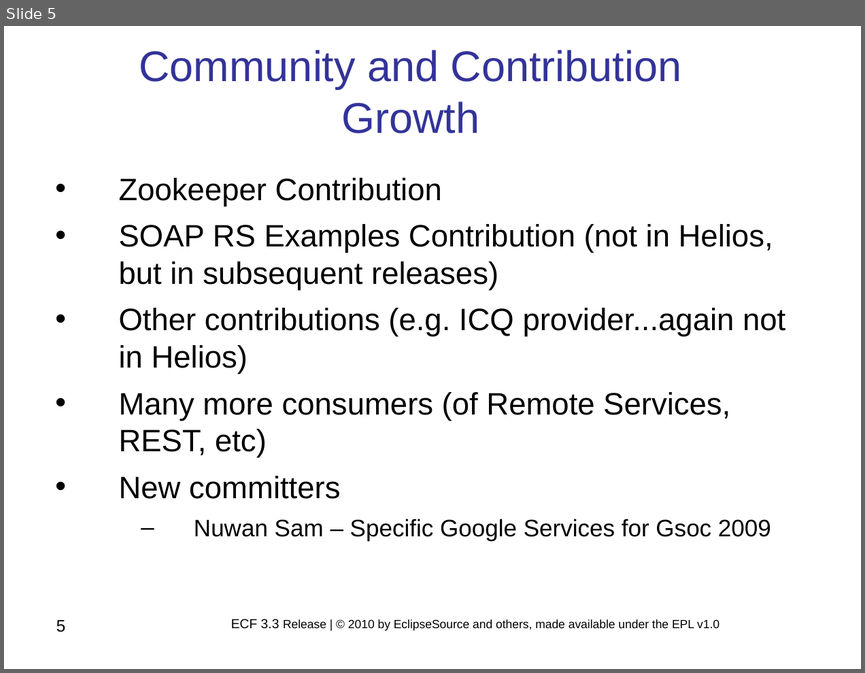
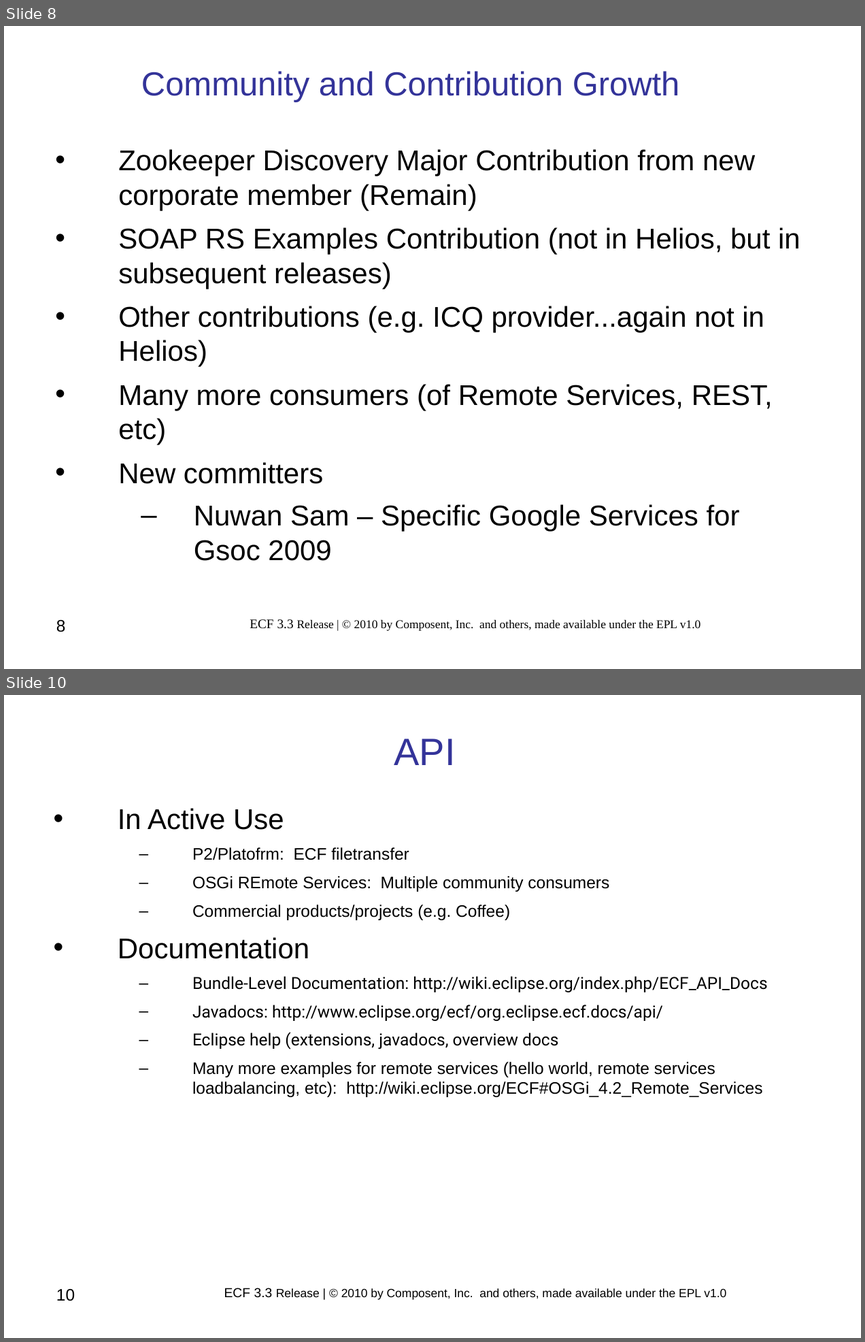
Before and after one commit to eclipse/ecf-website, a slide deck: reviews/ECF_Project_3.3_Release_Review.ppt. Shown one above the other, each under a label of ours: slide 5 before the commit, slides 8 and 10 after it; the slides between them are not shown. The pictures are 865x673 and 865x1342 pixels, drawn with LibreOffice and Linux fonts; fonts in the diff are those of the drawing; background and template pictures are left out. Boxes give left, top, right and bottom in pixels: in the first picture for what was removed or moved away, otherwise in the second. Text is boxed around its words. In the diff, an @@ line names an element or a change of style, - is before the commit and + after.

Commit message:
New ECF 3.3. release materials

```diff
--- a/reviews/ECF_Project_3.3_Release_Review.ppt
+++ b/reviews/ECF_Project_3.3_Release_Review.ppt
@@ slide 10 added at (4,695,861,1338), background #FFFFFF @@
@@ title added at (394,739,456,765), 32 pt, text #333399 @@
+API
@@ text added at (118,808,767,1097), 14 pt, text #000000 @@
+• In Active Use
+  – P2/Platofrm: ECF filetransfer
+  – OSGi REmote Services: Multiple community consumers
+  – Commercial products/projects (e.g. Coffee)
+• Documentation
+  – Bundle-Level Documentation: http://wiki.eclipse.org/index.php/ECF_API_Docs
+  – Javadocs: http://www.eclipse.org/ecf/org.eclipse.ecf.docs/api/
+  – Eclipse help (extensions, javadocs, overview docs
+  – Many more examples for remote services (hello world, remote services loadbalancing, etc): http://wiki.eclipse.org/ECF#OSGi_4.2_Remote_Services
@@ page number added at (56,1289,75,1301), 14 pt, text #000000 @@
+10
@@ text added at (224,1287,726,1300), 10 pt, text #000000 @@
+ECF 3.3 Release | © 2010 by Composent, Inc. and others, made available under the EPL v1.0
@@ what was slide 5 is now slide 8 @@
@@ slide 8 changed as well @@
@@ text "Community and Contribution Growth" at (141,71,680,102): size 36 to 28 pt @@
@@ text "Zookeeper Discovery Major Contribution from ...": place and size @@
-text "Zookeeper Discovery Major Contribution from ..." at (119,178,785,541)
+text "Zookeeper Discovery Major Contribution from ..." at (118,149,800,560)
@@ text at (118,149,755,210): text changed; size 26 to 24 pt @@
-• Zookeeper Contribution
+• Zookeeper Discovery Major Contribution from new corporate member (Remain)
@@ text at (118,227,800,560): size 26 to 24 pt in "SOAP RS Examples Contribution (not in Helios, ...", "Other contributions (e.g. ICQ provider...again not in ...", "Many more consumers (of Remote Services, REST, ...", "New committers"; size 20 to 24 pt in "Nuwan Sam – Specific Google Services for ..."; indent changed @@
@@ page number at (56,620,66,632): text changed @@
-5
+8
@@ text at (249,619,701,631): text changed; font Arial to Times New Roman @@
-ECF 3.3 Release | © 2010 by EclipseSource and others, made available under the EPL v1.0
+ECF 3.3 Release | © 2010 by Composent, Inc. and others, made available under the EPL v1.0
```
Also in this commit, not shown: 4 other slides changed, 8 other slides added, 3 slides removed, 3 other files.
